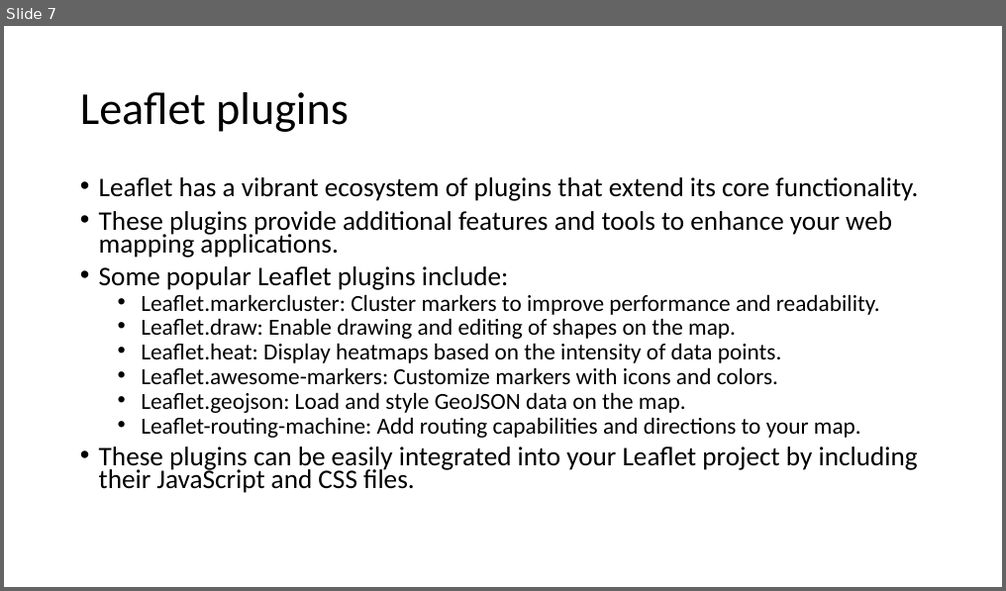
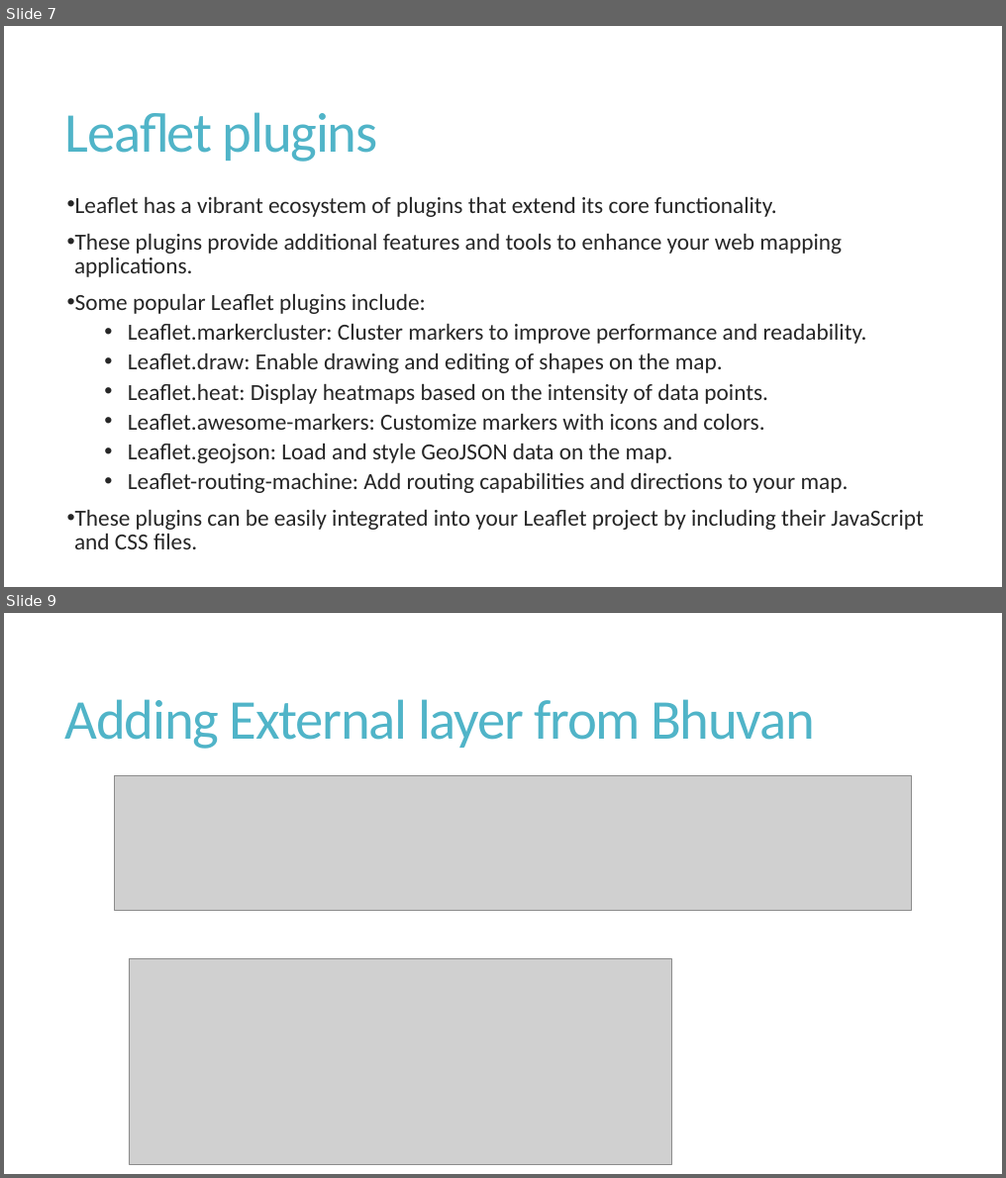
Before and after one commit to dashappgeo/geowebapp, a slide deck: L06_IntroductionToWebMappingWIthLeaflet.pptx. Shown one above the other, each under a label of ours: slide 7 before the commit, slides 7 and 9 after it; the slides between them are not shown. The pictures are 1006x591 and 1006x1178 pixels, drawn with LibreOffice and Linux fonts; fonts in the diff are those of the drawing; grey boxes stand for pictures. Boxes give left, top, right and bottom in pixels: in the first picture for what was removed or moved away, otherwise in the second. Text is boxed around its words. In the diff, an @@ line names an element or a change of style, - is before the commit and + after.

```diff
--- a/L06_IntroductionToWebMappingWIthLeaflet.pptx
+++ b/L06_IntroductionToWebMappingWIthLeaflet.pptx
@@ slide 9 added at (4, 613, 1002, 1174), background #FFFFFF @@
@@ title added at (65, 699, 815, 749), 54 pt, text #50B4C8 @@
+Adding External layer from Bhuvan
@@ picture added at (114, 776, 912, 910) @@
@@ picture added at (129, 959, 672, 1165) @@
@@ slide 7 changed as well @@
@@ title "Leaflet plugins": place and size @@
-title "Leaflet plugins" at (80, 92, 349, 132)
+title "Leaflet plugins" at (65, 112, 378, 162)
@@ title "Leaflet plugins" at (65, 112, 378, 162): size 44 to 54 pt, text colour #000000 to #50B4C8, letter spacing 0 to -1.2 pt; line spacing 0.9 to 0.85 @@
@@ text "Leaflet has a vibrant ecosystem ...": place and size @@
-text "Leaflet has a vibrant ecosystem ..." at (99, 177, 918, 493)
+text "Leaflet has a vibrant ecosystem ..." at (74, 196, 923, 550)
@@ text "Leaflet has a vibrant ecosystem ..." at (74, 196, 923, 550): size 25.9 to 22.2 pt in "Leaflet has a vibrant ecosystem of plugins ...", "These plugins provide additional features and tools ...", "Some popular Leaflet plugins include:", "These plugins can be easily integrated into ..."; text colour #000000 to #262626; indent changed; line spacing 0.7 to 0.85; more space between paragraphs @@
```
Also in this commit, not shown: 7 other slides changed, 1 other slide added, 4 other files.
